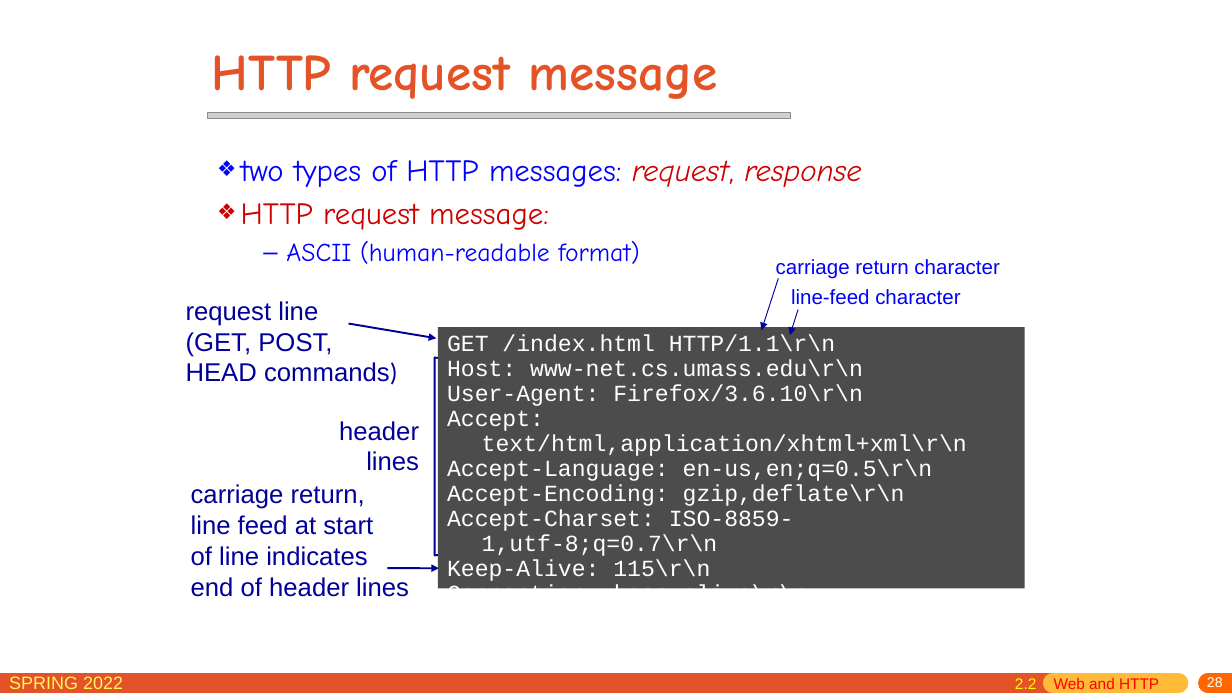
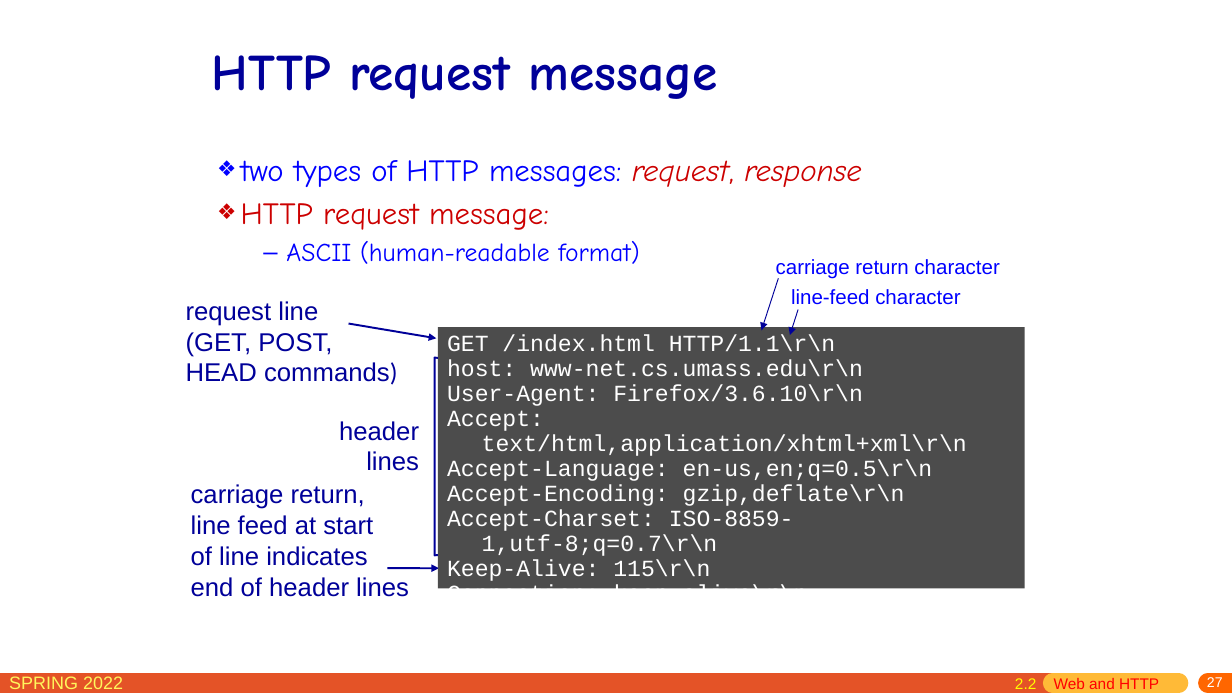
Before and after one commit to network-whu/slides, a slide deck: slide 27 of pptx/chapter2.pptx (slide 28 before the commit). Drawn at 1232x693 pixels with LibreOffice and Linux fonts; fonts in the diff are those of the drawing; grey boxes stand for pictures. Boxes give left, top, right and bottom in pixels: in the first picture for what was removed or moved away, otherwise in the second. Text is boxed around its words. In the diff, an @@ line names an element or a change of style, - is before the commit and + after.

```diff
--- a/pptx/chapter2.pptx
+++ b/pptx/chapter2.pptx
@@ title "HTTP request message" at box(212, 55, 718, 99): text colour #E45327 to #000099 @@
@@ picture removed at box(208, 113, 791, 118) @@
@@ text in rectangle at box(447, 359, 863, 377): text changed @@
-Host: www-net.cs.umass.edu\r\n
+host: www-net.cs.umass.edu\r\n
@@ page number at box(1207, 677, 1223, 687): text changed @@
-28
+27
```
Also in this commit, not shown: 107 other slides changed, 1 slide removed.
